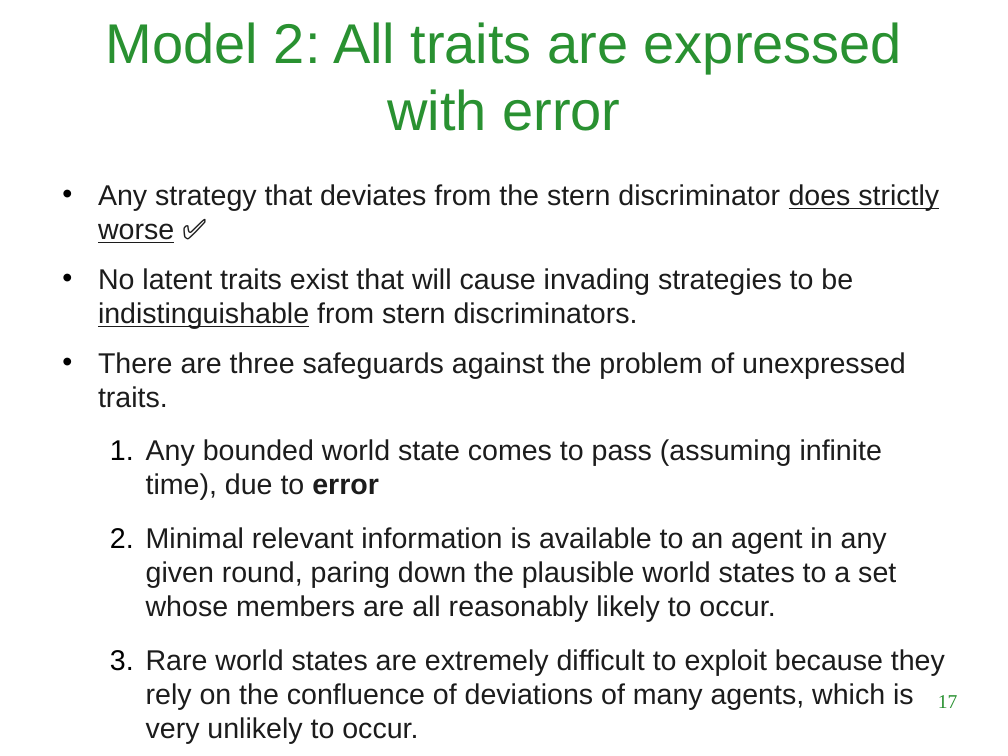
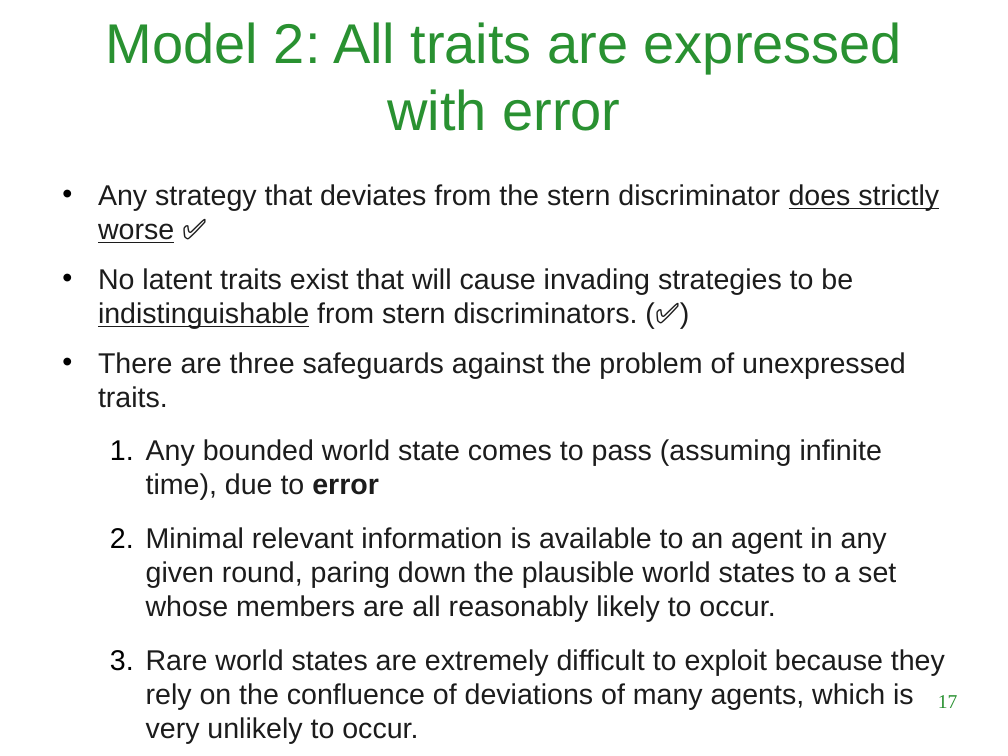
Before and after one commit to LuigiBrosNin/UNI, a slide deck: slide 17 of Master first year/Complex systems and network science/Tit_for_tatting_presentation.odp. Drawn at 1008x756 pixels with LibreOffice and Linux fonts; fonts in the diff are those of the drawing; background and template pictures are left out. Boxes give left, top, right and bottom in pixels: in the first picture for what was removed or moved away, otherwise in the second. Text is boxed around its words. In the diff, an @@ line names an element or a change of style, - is before the commit and + after.

```diff
--- a/Master first year/Complex systems and network science/Tit_for_tatting_presentation.odp
+++ b/Master first year/Complex systems and network science/Tit_for_tatting_presentation.odp
@@ text at (98,268,853,329): text changed @@
-• No latent traits exist that will cause invading strategies to be indistinguishable from stern discriminators.
+• No latent traits exist that will cause invading strategies to be indistinguishable from stern discriminators. (✅)
```
Also in this commit, not shown: 2 other slides changed, 3 slides added, 2 slides removed, 1 other file.
